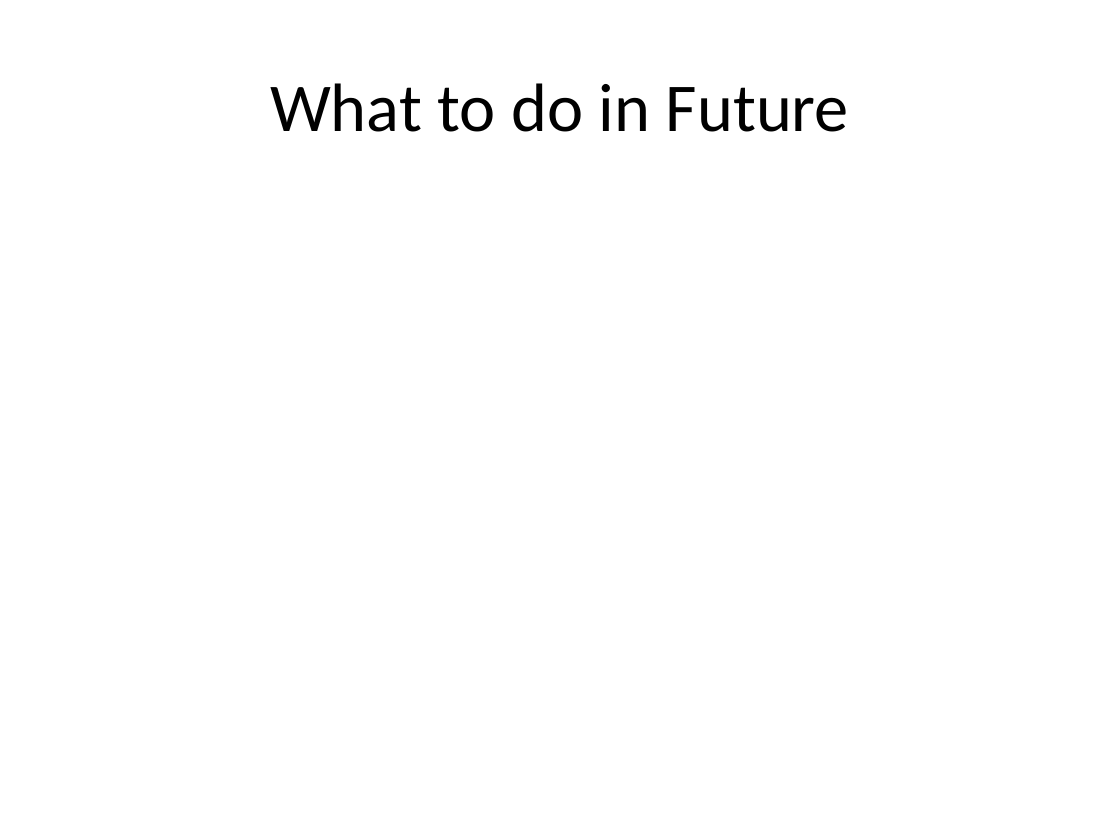
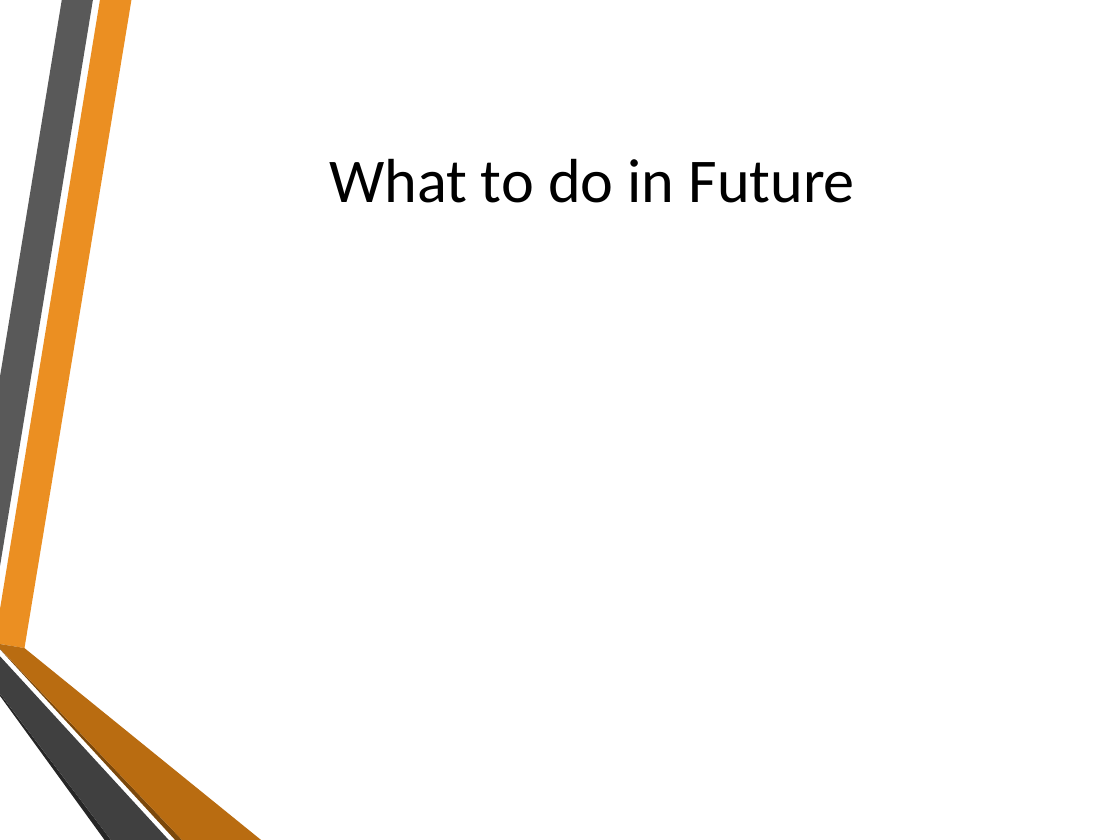
Before and after one commit to PritomKumar/SPLproject-1, a slide deck: slide 5 of Extracting Text File From Downloaded Packet File.pptx. Drawn at 1120x840 pixels with LibreOffice and Linux fonts; fonts in the diff are those of the drawing; background and template pictures are left out. Boxes give left, top, right and bottom in pixels: in the first picture for what was removed or moved away, otherwise in the second. Text is boxed around its words. In the diff, an @@ line names an element or a change of style, - is before the commit and + after.

```diff
--- a/Extracting Text File From Downloaded Packet File.pptx
+++ b/Extracting Text File From Downloaded Packet File.pptx
@@ title "What to do in Future": place and size @@
-title "What to do in Future" at box(270, 83, 849, 132)
+title "What to do in Future" at box(329, 158, 854, 203)
@@ title "What to do in Future" at box(329, 158, 854, 203): size 44 to 40 pt @@
@@ group added at box(0, 0, 261, 840): 6 freeform shapes @@
```
Also in this commit, not shown: 5 other slides changed, 2 other files.
